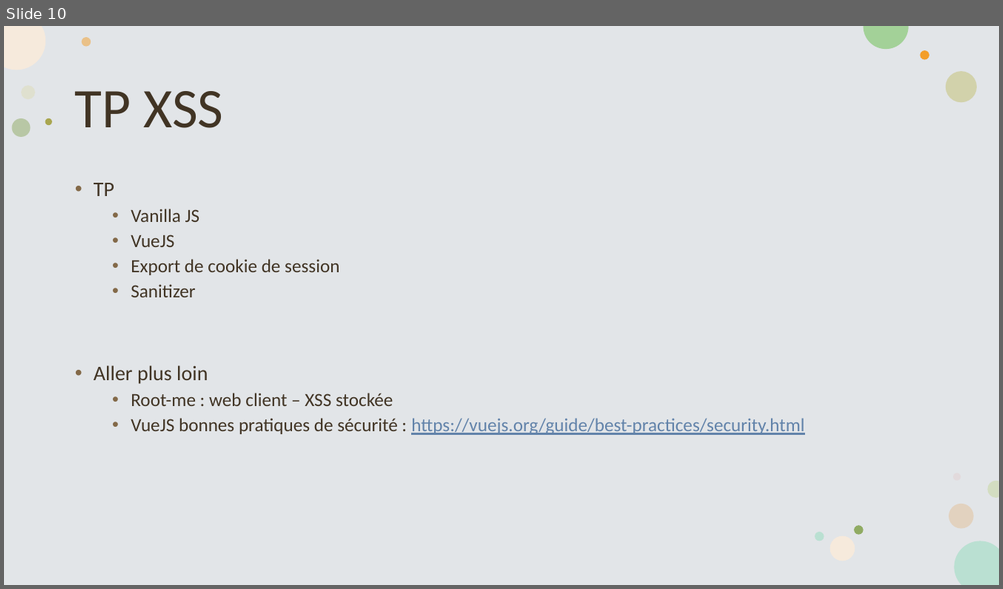
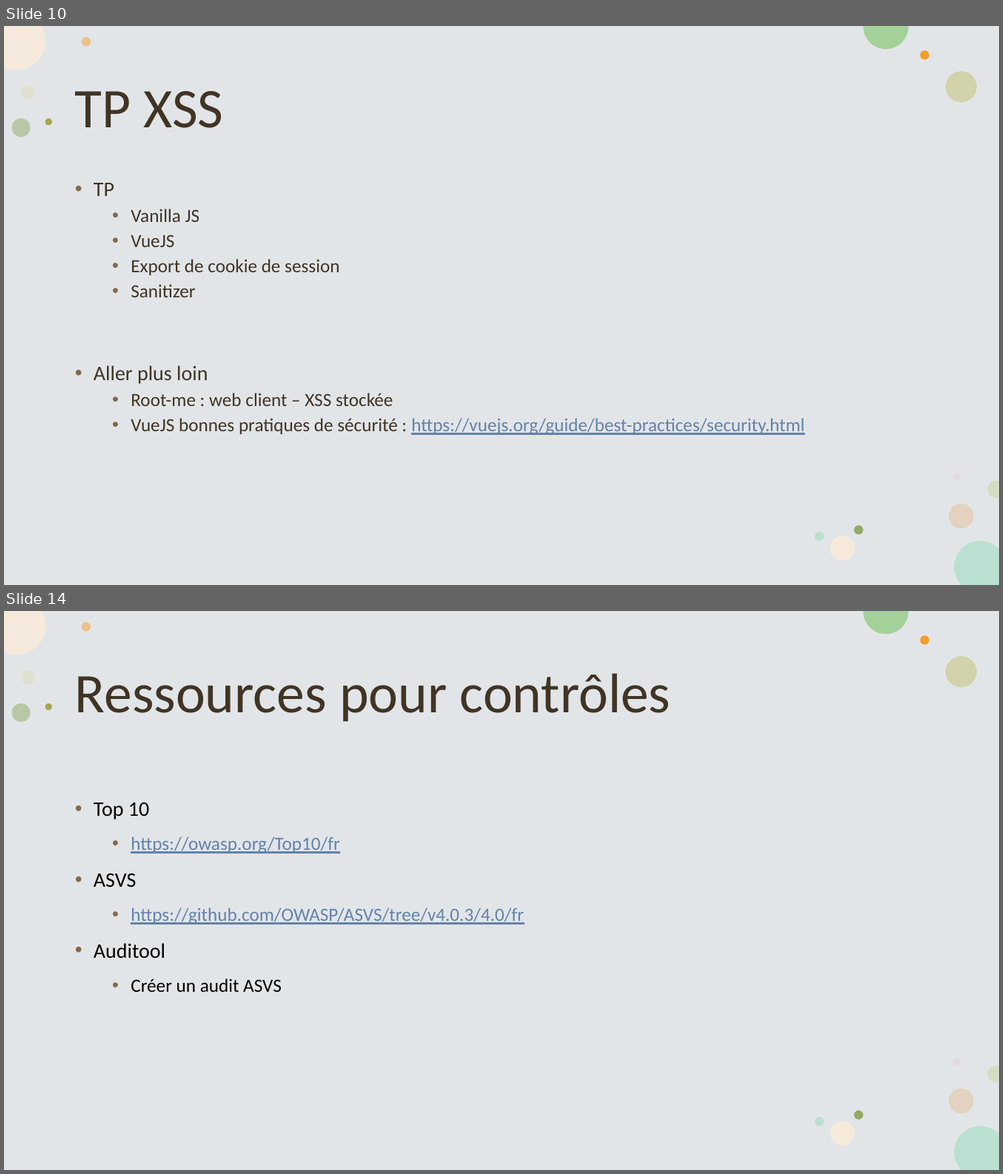
Before and after one commit to vdechef/secdev, a slide deck: Sécurité dans les développements.pptx. Shown one above the other, each under a label of ours: slide 10 before the commit, slides 10 and 14 after it; the slides between them are not shown. The pictures are 1003x589 and 1003x1174 pixels, drawn with LibreOffice and Linux fonts; fonts in the diff are those of the drawing. Boxes give left, top, right and bottom in pixels: in the first picture for what was removed or moved away, otherwise in the second. Text is boxed around its words. In the diff, an @@ line names an element or a change of style, - is before the commit and + after.

```diff
--- a/Sécurité dans les développements.pptx
+++ b/Sécurité dans les développements.pptx
@@ slide 14 added at [4, 611, 999, 1170], background #FFFFFF; not listed: 16 template elements that a slide beside it also shows @@
@@ title added at [75, 673, 671, 721], 54 pt, text #413424 @@
+Ressources pour contrôles
@@ text added at [94, 803, 523, 992], 18 pt, text #6283AA, underline @@
+• Top 10
+  • https://owasp.org/Top10/fr
+• ASVS
+  • https://github.com/OWASP/ASVS/tree/v4.0.3/4.0/fr
+• Auditool
+  • Créer un audit ASVS
```
Also in this commit, not shown: 1 slide changed, 3 other slides added.
